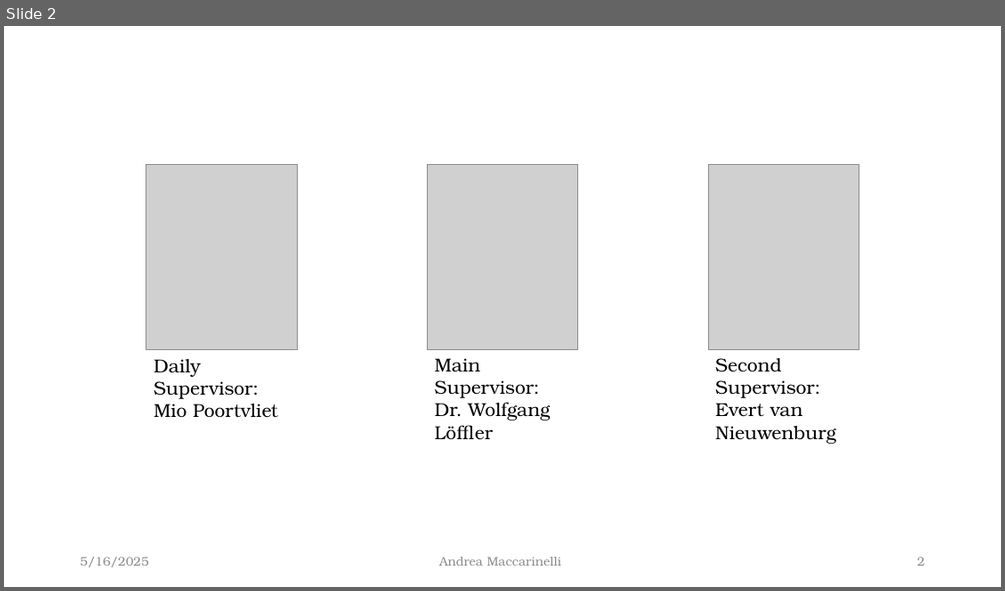
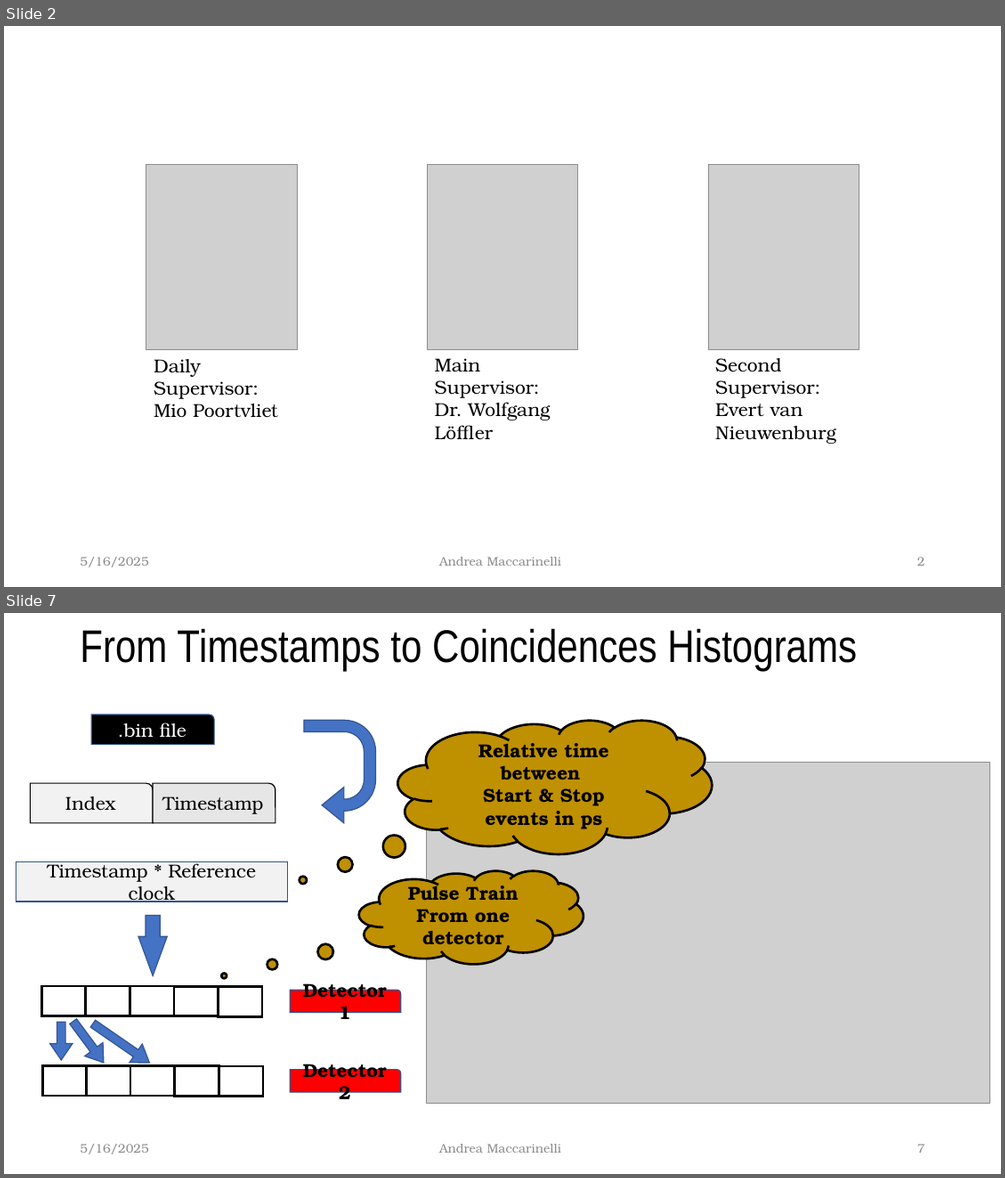
Before and after one commit to McMysterio23/MSc-Project, a slide deck: Midterm_Presentation/The effect of temporal jitter on single photon.pptx. Shown one above the other, each under a label of ours: slide 2 before the commit, slides 2 and 7 after it; the slides between them are not shown. The pictures are 1005x591 and 1005x1178 pixels, drawn with LibreOffice and Linux fonts; fonts in the diff are those of the drawing; grey boxes stand for pictures. Boxes give left, top, right and bottom in pixels: in the first picture for what was removed or moved away, otherwise in the second. Text is boxed around its words. In the diff, an @@ line names an element or a change of style, - is before the commit and + after.

```diff
--- a/Midterm_Presentation/The effect of temporal jitter on single photon.pptx
+++ b/Midterm_Presentation/The effect of temporal jitter on single photon.pptx
@@ slide 7 added at (x1=4, y1=613, x2=1001, y2=1174), background #FFFFFF @@
@@ title added at (x1=80, y1=628, x2=857, y2=671), 44 pt, text #000000 @@
+From Timestamps to Coincidences Histograms
@@ round rect added at (x1=91, y1=714, x2=214, y2=745), fill #000000, outline #325491 1 pt, 18 pt, text #FFFFFF @@
+.bin file
@@ uturn arrow added at (x1=304, y1=720, x2=376, y2=823), fill #4472C4, outline #325491 1 pt @@
@@ thought cloud added at (x1=398, y1=720, x2=712, y2=854), fill #BF9000, outline #000000 2.25 pt, 18 pt, text #000000, bold @@
+Relative time between
+Start & Stop events in ps
@@ picture added at (x1=427, y1=762, x2=990, y2=1103) @@
@@ round rect added at (x1=30, y1=784, x2=153, y2=823), fill #F2F2F2, outline #000000 1 pt, 18 pt, text #000000 @@
+Index
@@ round rect added at (x1=153, y1=784, x2=275, y2=823), fill #E7E6E6, outline #000000 1 pt, 18 pt, text #000000 @@
+Timestamp
@@ rectangle added at (x1=16, y1=862, x2=287, y2=901), fill #F2F2F2, outline #325491 1 pt, 18 pt, text #000000 @@
+Timestamp * Reference clock
@@ thought cloud added at (x1=359, y1=871, x2=583, y2=965), fill #BF9000, outline #000000 2.25 pt, 18 pt, text #000000, bold @@
+Pulse Train From one detector
@@ down arrow added at (x1=138, y1=915, x2=168, y2=976), fill #4472C4, outline #325491 1 pt @@
@@ group added at (x1=42, y1=986, x2=262, y2=1017): 5 rectangles @@
@@ round rect added at (x1=290, y1=989, x2=400, y2=1013), fill #FF0000, outline #325491 1 pt, 18 pt, text #000000, bold @@
+Detector 1
@@ right arrow added at (x1=50, y1=1022, x2=73, y2=1060), fill #4472C4, outline #325491 1 pt @@
@@ right arrow added at (x1=65, y1=1014, x2=113, y2=1069), fill #4472C4, outline #325491 1 pt @@
@@ right arrow added at (x1=87, y1=1014, x2=156, y2=1071), fill #4472C4, outline #325491 1 pt @@
@@ group added at (x1=43, y1=1066, x2=263, y2=1096): 5 rectangles @@
@@ round rect added at (x1=290, y1=1070, x2=400, y2=1092), fill #FF0000, outline #325491 1 pt, 18 pt, text #000000, bold @@
+Detector 2
@@ text added at (x1=80, y1=1143, x2=148, y2=1154), 12 pt, text #8C8C8C @@
+5/16/2025
@@ text added at (x1=439, y1=1143, x2=561, y2=1152), 12 pt, text #8C8C8C @@
+Andrea Maccarinelli
@@ page number added at (x1=917, y1=1143, x2=925, y2=1152), 12 pt, text #8C8C8C @@
+7
```
Also in this commit, not shown: 6 slides changed, 7 other slides added, 2 other files.
